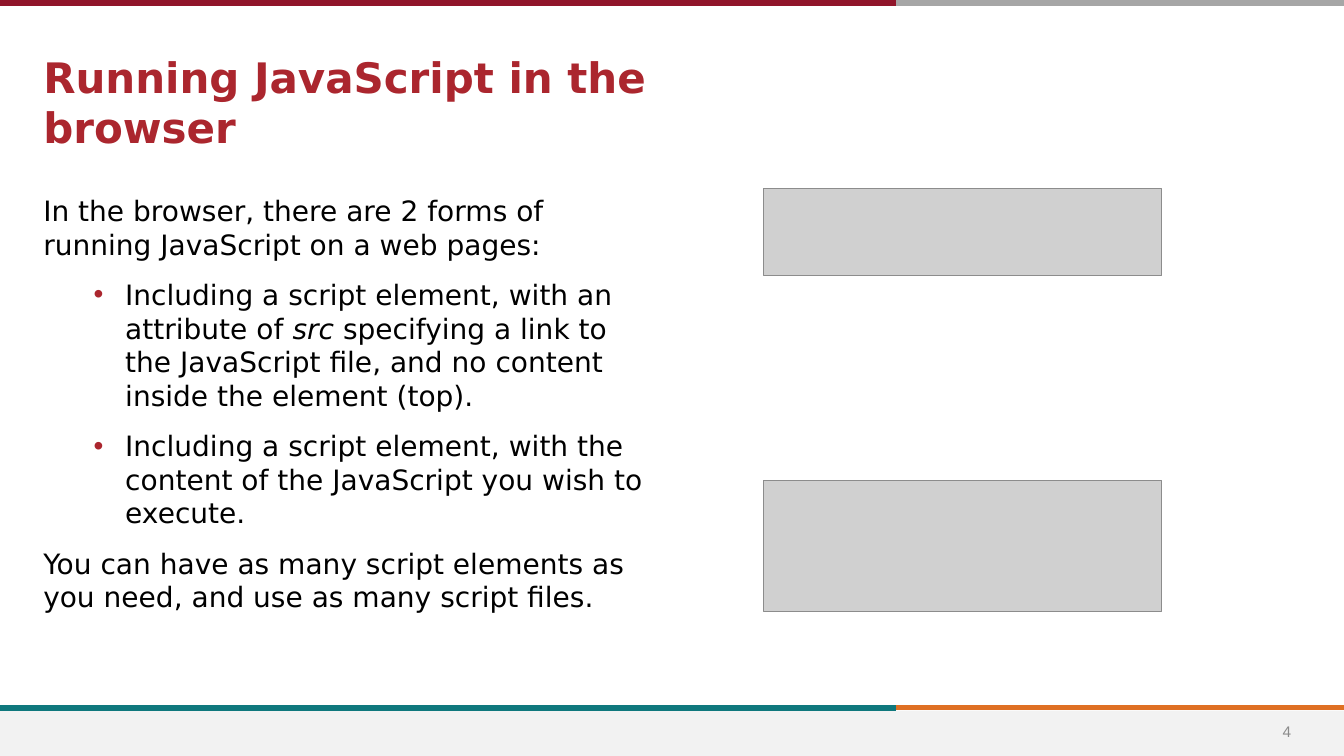
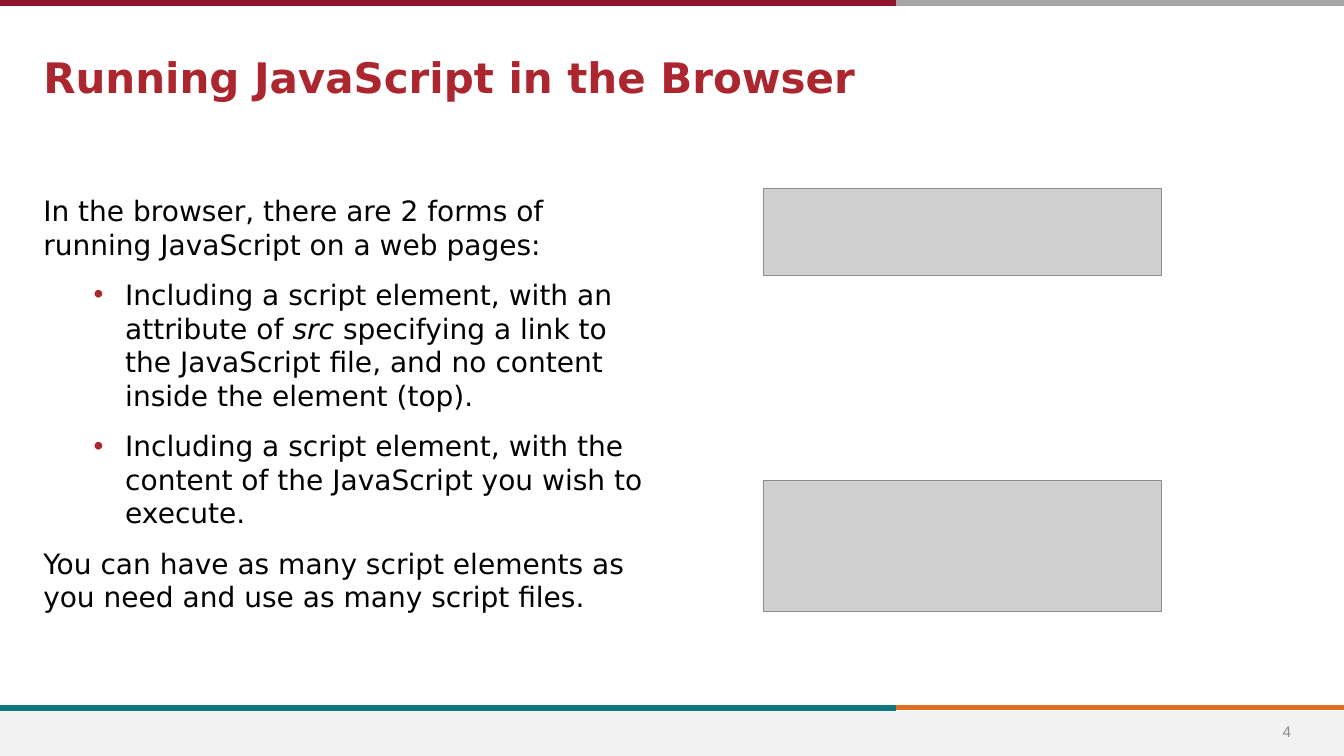
Before and after one commit to stevens-cs546-cs554/CS-546, a slide deck: slide 4 of lecture_09/Frontend JavaScript and Client-Side Form Validation.pptx. Drawn at 1344x756 pixels with LibreOffice and Linux fonts; fonts in the diff are those of the drawing; grey boxes stand for pictures; background and template pictures are left out. Boxes give left, top, right and bottom in pixels: in the first picture for what was removed or moved away, otherwise in the second. Text is boxed around its words. In the diff, an @@ line names an element or a change of style, - is before the commit and + after.

```diff
--- a/lecture_09/Frontend JavaScript and Client-Side Form Validation.pptx
+++ b/lecture_09/Frontend JavaScript and Client-Side Form Validation.pptx
@@ title at [43, 61, 854, 102]: text changed @@
-Running JavaScript in the browser
+Running JavaScript in the Browser
@@ text at [43, 552, 624, 613]: text changed @@
-You can have as many script elements as you need, and use as many script files.
+You can have as many script elements as you need and use as many script files.
```
Also in this commit, not shown: 20 other slides changed, 1 slide added, 26 other files.
